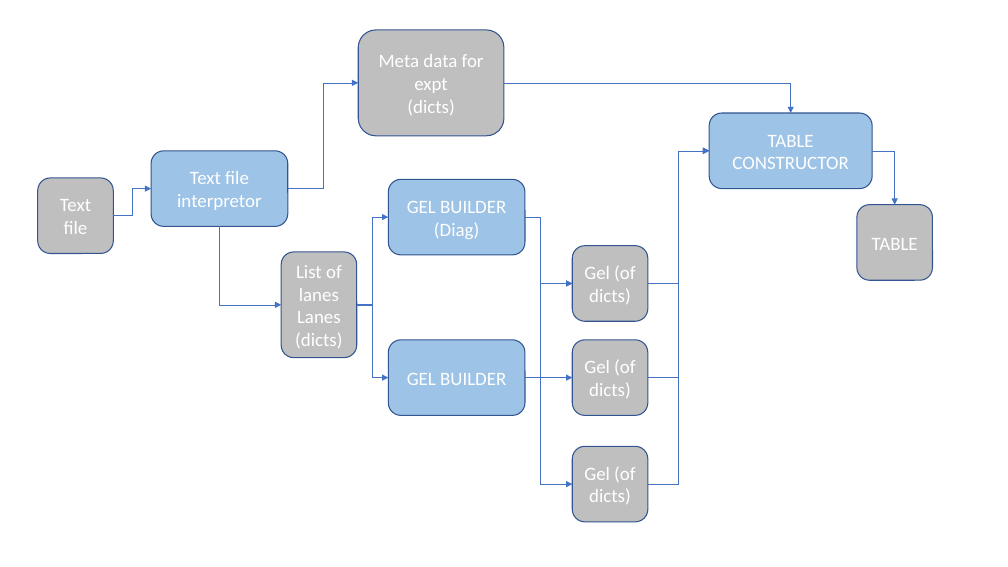
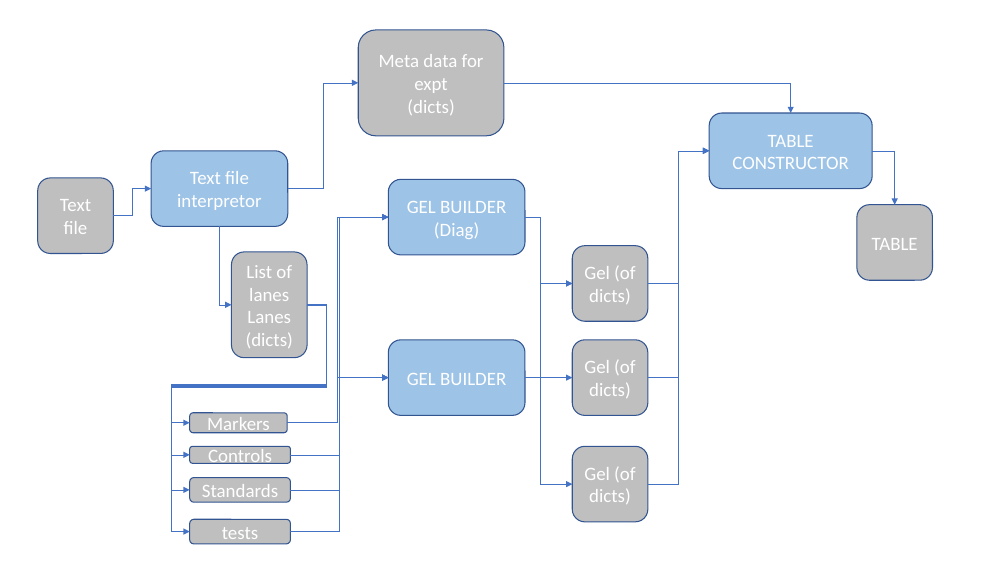
Before and after one commit to apeden/WBPlanner, a slide deck: slide 1 of WesternBlotPanner.pptx. Drawn at 1008x567 pixels with LibreOffice and Linux fonts; fonts in the diff are those of the drawing. Boxes give left, top, right and bottom in pixels: in the first picture for what was removed or moved away, otherwise in the second. Text is boxed around its words. In the diff, an @@ line names an element or a change of style, - is before the commit and + after.

Commit message:
the idea of the program drawn out in powerpoint

```diff
--- a/WesternBlotPanner.pptx
+++ b/WesternBlotPanner.pptx
@@ elbow arrow moved from (219, 227) - (281, 305) to (219, 227) - (231, 305) @@
@@ elbow arrow moved from (357, 305) - (389, 217) to (287, 423) - (389, 217) @@
@@ elbow arrow moved from (357, 305) - (389, 378) to (290, 455) - (389, 217) @@
@@ elbow arrow added from (290, 490) to (389, 217), #4472C4 0.5 pt @@
@@ elbow arrow added from (290, 532) to (389, 217), #4472C4 0.5 pt @@
@@ rounded rectangle "List of lanes": place and size @@
-rounded rectangle "List of lanes" at [281,252,357,358]
+rounded rectangle "List of lanes" at [231,252,307,358]
@@ elbow arrow added from (307, 305) to (190, 423), #4472C4 0.5 pt @@
@@ elbow arrow added from (307, 305) to (190, 455), #4472C4 0.5 pt @@
@@ elbow arrow added from (307, 305) to (190, 490), #4472C4 0.5 pt @@
@@ elbow arrow added from (307, 305) to (190, 532), #4472C4 0.5 pt @@
@@ elbow arrow added from (287, 423) to (389, 378), #4472C4 0.5 pt @@
@@ elbow arrow added from (290, 455) to (389, 378), #4472C4 0.5 pt @@
@@ elbow arrow added from (290, 490) to (389, 378), #4472C4 0.5 pt @@
@@ elbow arrow added from (290, 532) to (389, 378), #4472C4 0.5 pt @@
@@ rounded rectangle added at [190,413,287,433], fill #BFBFBF, outline #325491 1 pt, 18 pt, text #FFFFFF @@
+Markers
@@ rounded rectangle added at [190,446,290,463], fill #BFBFBF, outline #325491 1 pt, 18 pt, text #FFFFFF @@
+Controls
@@ rounded rectangle added at [190,478,290,503], fill #BFBFBF, outline #325491 1 pt, 18 pt, text #FFFFFF @@
+Standards
@@ rounded rectangle added at [190,520,290,544], fill #BFBFBF, outline #325491 1 pt, 18 pt, text #FFFFFF @@
+tests
```
